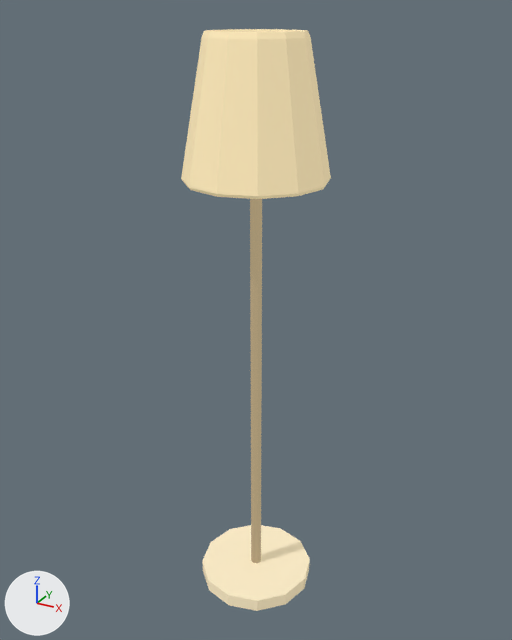
An edit to the glTF model assets/environments/home/props/floor_lamp.glb, drawn before and after from the same camera.
The view is the same before and after, from a 50 mm camera at (0.798, -1.451, 1.544) aimed at (-0.012, 0.022, 0.807). The lights are fixed; the arrows at lower left show +X, +Y and +Z. The older version comes first. Vertices at exactly the same position are counted once.

Names of what the first picture shows: 'home_floor_lamp'.
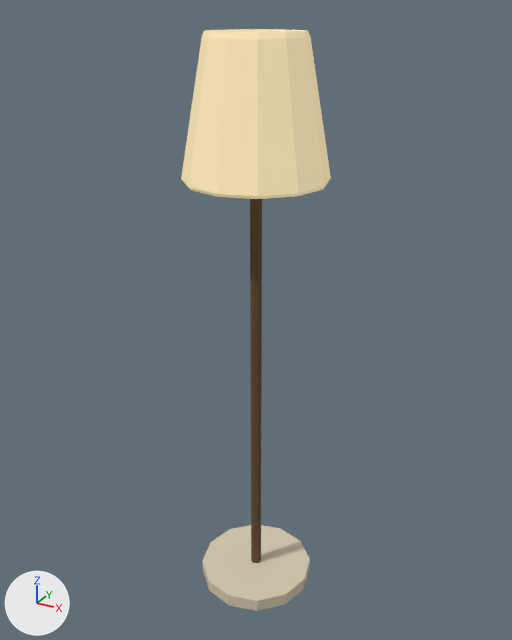
The change in detail:
Material 'lamp_body' (mat_lamp_body) is new.
Uses the picture img_home_floor_lamp_diffuse.
me_home_floor_lamp has 120 vertices, 224 faces and spans x -0.17..0.17, y -0.17..0.17, z 0.0..1.5.
me_home_floor_lamp is used by ob_home_floor_lamp; location (0.0, 0.0, 0.0).
me_home_floor_lamp part 1: all 56 faces centred in x -0.15..0.15, y -0.15..0.15, z 0.0..0.04 switch from mat_linen_shade to mat_lamp_body.
me_home_floor_lamp part 2: all 8 faces centred in x -0.01..0.01, y -0.01..0.01, z 0.42 switch from mat_linen_shade to mat_lamp_body.
me_home_floor_lamp part 3: all 8 faces centred in x -0.01..0.01, y -0.01..0.01, z 0.8 switch from mat_linen_shade to mat_lamp_body.

Changed parts and their boxes (x1, y1, x2, y2) in the pictures (512 x 640 px):
part 1 of me_home_floor_lamp, recoloured: (202, 525, 310, 611) in both
part 2 of me_home_floor_lamp, recoloured (beige to brown): (250, 217, 262, 563) in both
part 3 of me_home_floor_lamp, recoloured (beige to brown): (250, 199, 262, 562) in both
